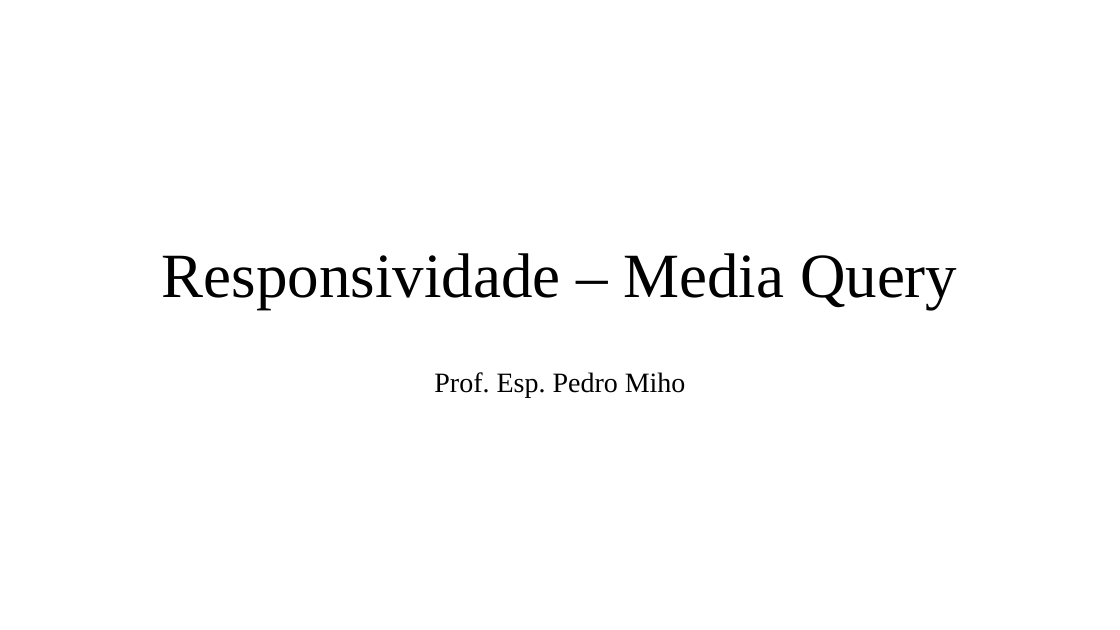
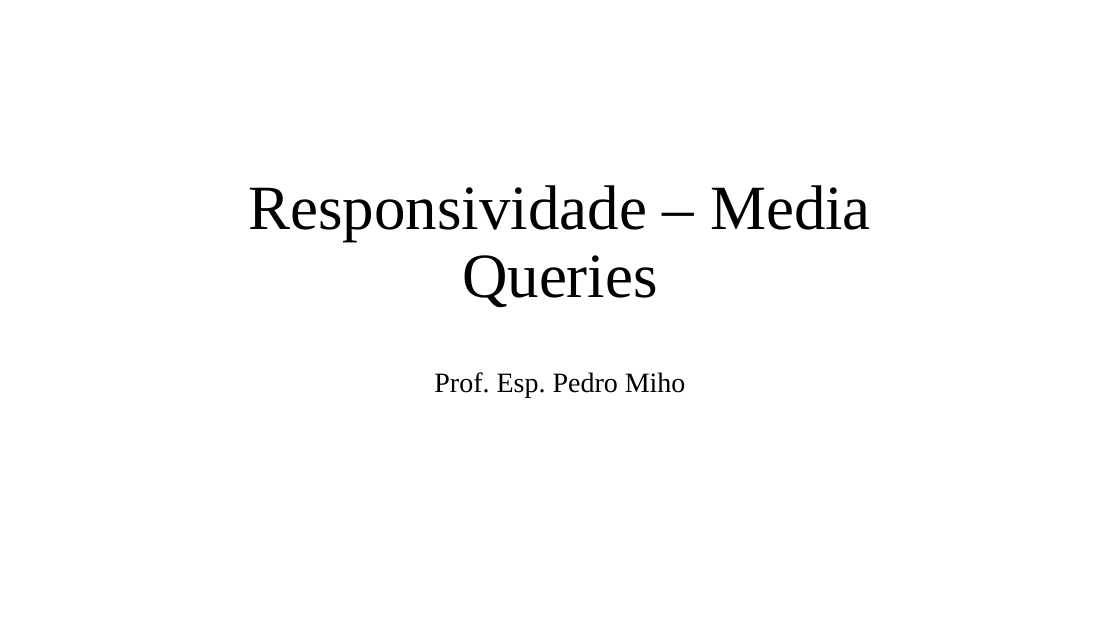
Before and after one commit to PedroMiho/UMC, a slide deck: slide 1 of Lógica e Programação/Módulo 03 - Framework/Aula 18 - Media Query/Media Query.pptx. Drawn at 1120x630 pixels with LibreOffice and Linux fonts; fonts in the diff are those of the drawing; background and template pictures are left out. Boxes give left, top, right and bottom in pixels: in the first picture for what was removed or moved away, otherwise in the second. Text is boxed around its words. In the diff, an @@ line names an element or a change of style, - is before the commit and + after.

```diff
--- a/Lógica e Programação/Módulo 03 - Framework/Aula 18 - Media Query/Media Query.pptx
+++ b/Lógica e Programação/Módulo 03 - Framework/Aula 18 - Media Query/Media Query.pptx
@@ title at (x1=249, y1=185, x2=871, y2=308): text changed @@
-Responsividade – Media Query
+Responsividade – Media Queries
```
Also in this commit, not shown: 3 slides added, 1 slide removed, 6 other files.
